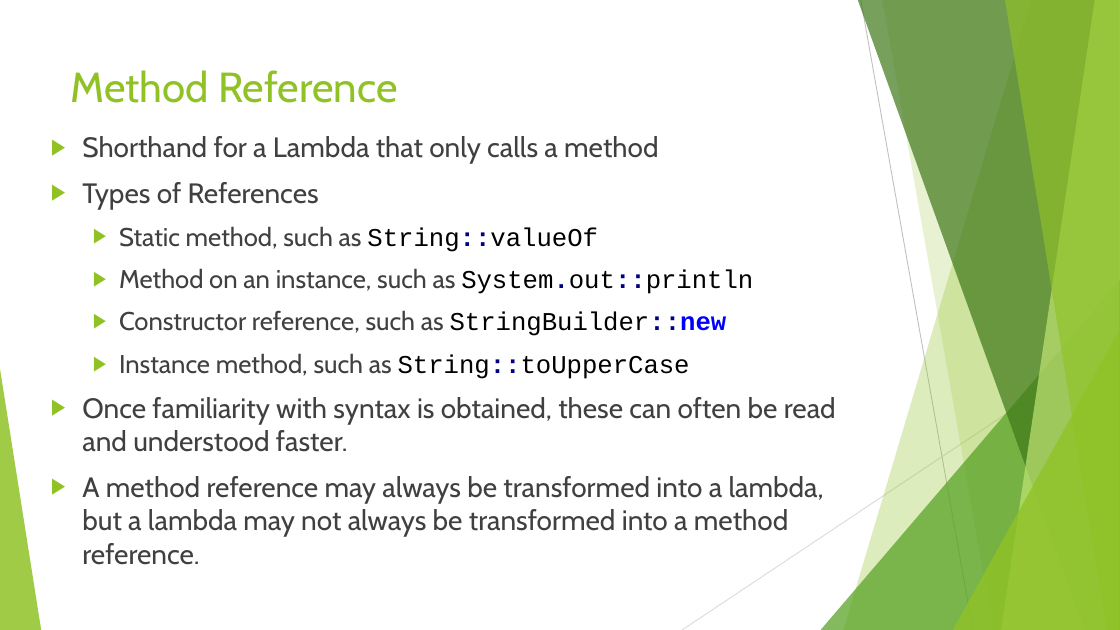
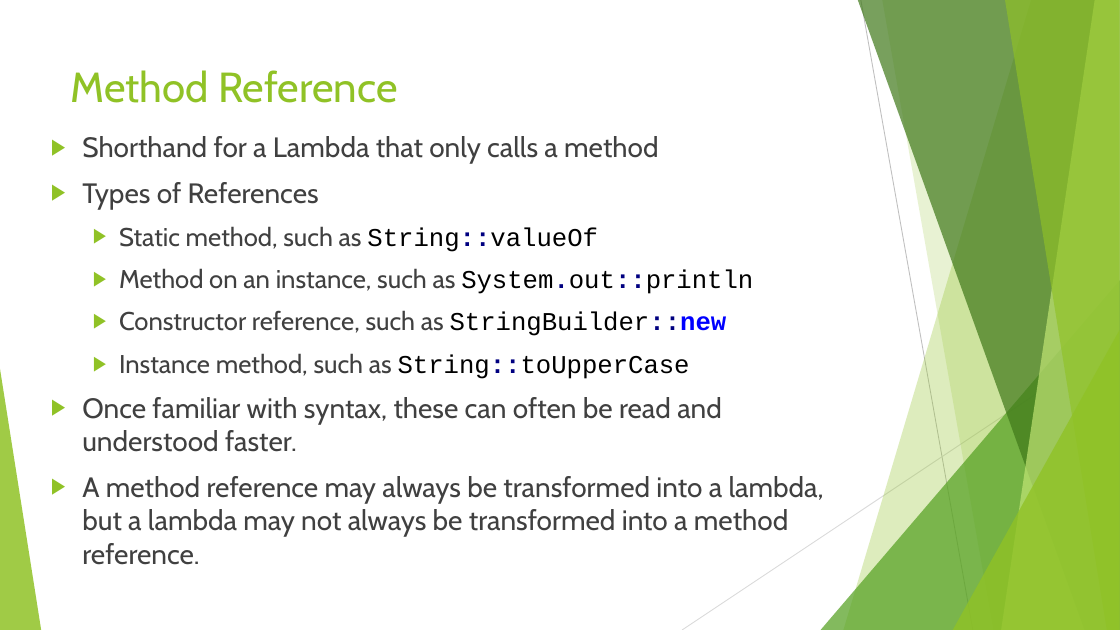
Before and after one commit to RichardRoda/2017-CodePaLOUsa-Lambda, a slide deck: slide 18 of Learning to Love the Lambda in the Stream.pptx. Drawn at 1120x630 pixels with LibreOffice and Linux fonts; fonts in the diff are those of the drawing. Boxes give left, top, right and bottom in pixels: in the first picture for what was removed or moved away, otherwise in the second. Text is boxed around its words. In the diff, an @@ line names an element or a change of style, - is before the commit and + after.

```diff
--- a/Learning to Love the Lambda in the Stream.pptx
+++ b/Learning to Love the Lambda in the Stream.pptx
@@ text at <box>82,397,722,452</box>: text changed @@
-▶ Once familiarity with syntax is obtained, these can often be read and understood faster.
+▶ Once familiar with syntax, these can often be read and understood faster.
```
Also in this commit, not shown: 2 slides added, 4 slides removed, 1 other file.
